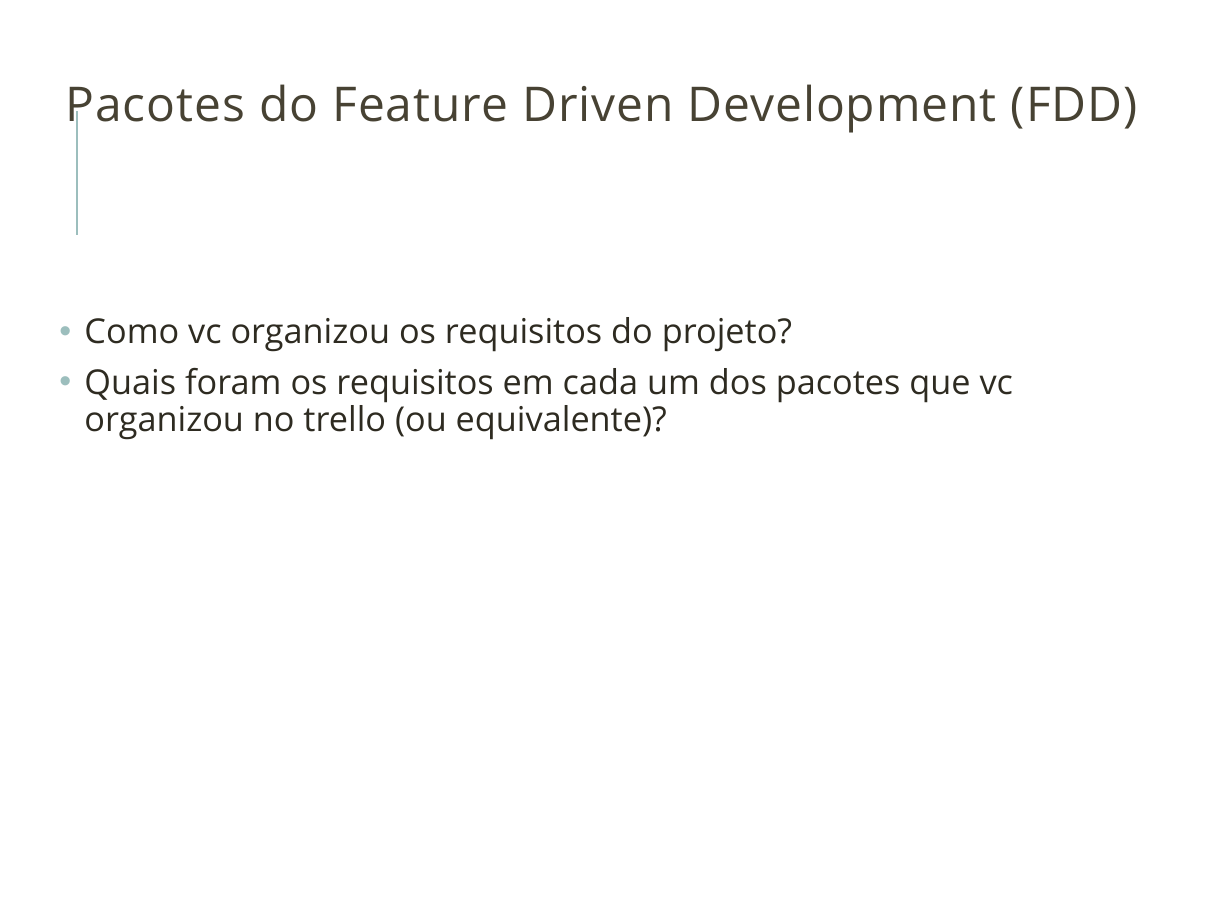
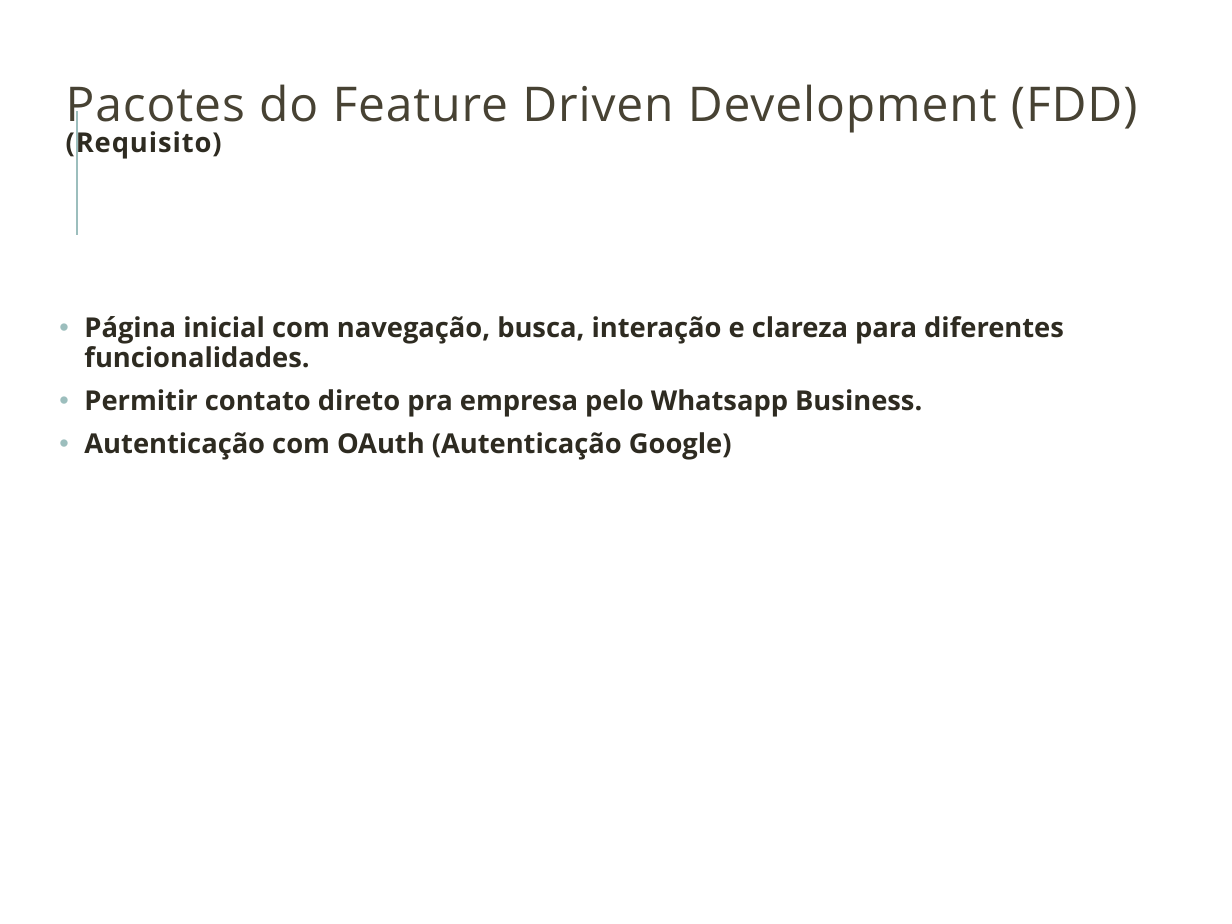
Before and after one commit to erik-tomelin/arborizacao_social, a slide deck: slide 13 of Template_defesa_tema.pptx (slide 10 before the commit). Drawn at 1232x924 pixels with LibreOffice and Linux fonts; fonts in the diff are those of the drawing; background and template pictures are left out. Boxes give left, top, right and bottom in pixels: in the first picture for what was removed or moved away, otherwise in the second. Text is boxed around its words. In the diff, an @@ line names an element or a change of style, - is before the commit and + after.

```diff
--- a/Template_defesa_tema.pptx
+++ b/Template_defesa_tema.pptx
@@ title at (66,84,1137,159): text changed @@
-Pacotes do Feature Driven Development (FDD)
+Pacotes do Feature Driven Development (FDD)
+(Requisito)
@@ text at (84,316,1064,460): text changed; size 20 to 16 pt; bold on @@
-• Como vc organizou os requisitos do projeto?
-• Quais foram os requisitos em cada um dos pacotes que vc organizou no trello (ou equivalente)?
+• Página inicial com navegação, busca, interação e clareza para diferentes funcionalidades.
+• Permitir contato direto pra empresa pelo Whatsapp Business.
+• Autenticação com OAuth (Autenticação Google)
```
Also in this commit, not shown: 4 other slides changed, 6 slides added, 1 slide removed.
